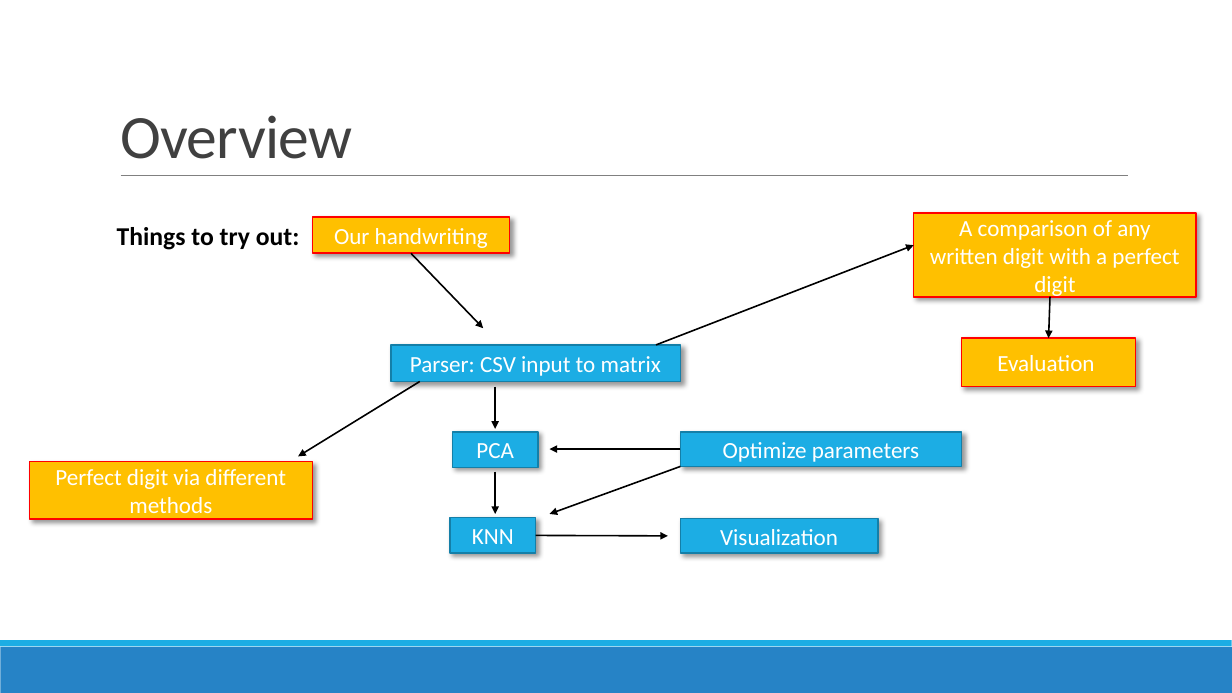
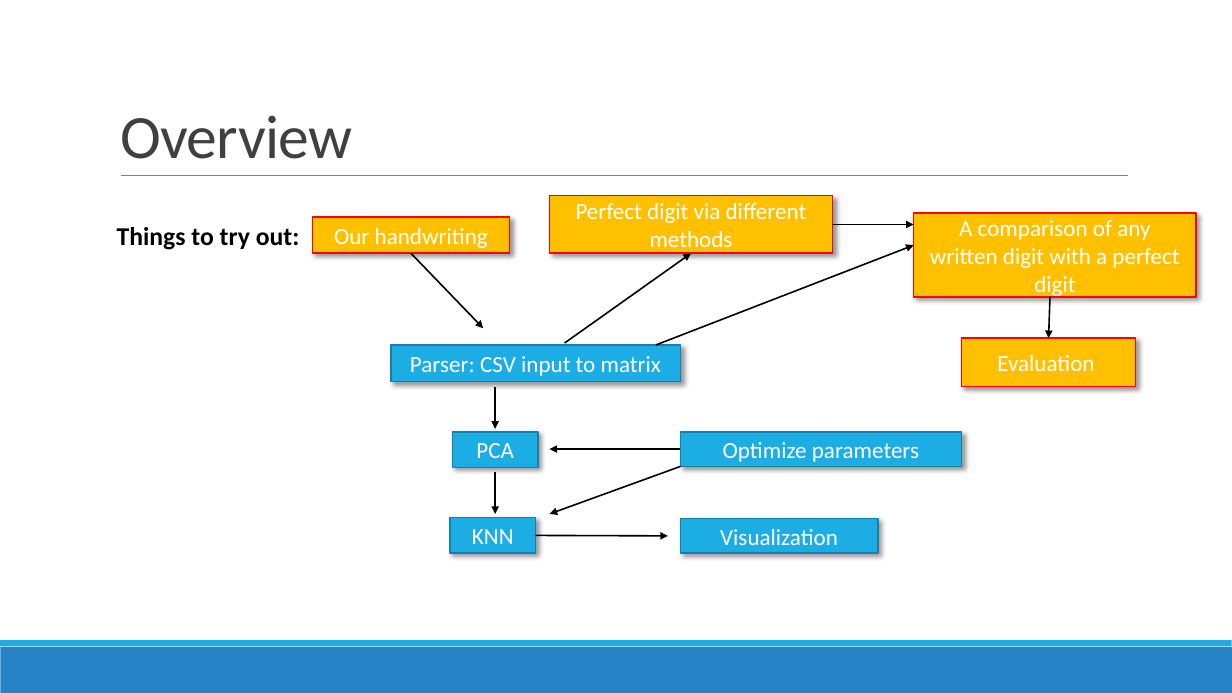
Before and after one commit to datascience-mobi/project-03-group-01, a slide deck: slide 8 of Vortrag1.pptx. Drawn at 1232x693 pixels with LibreOffice and Linux fonts; fonts in the diff are those of the drawing. Boxes give left, top, right and bottom in pixels: in the first picture for what was removed or moved away, otherwise in the second. Text is boxed around its words. In the diff, an @@ line names an element or a change of style, - is before the commit and + after.

```diff
--- a/Vortrag1.pptx
+++ b/Vortrag1.pptx
@@ rectangle "Perfect digit via different methods": place and size @@
-rectangle "Perfect digit via different methods" at box(30, 461, 312, 518)
+rectangle "Perfect digit via different methods" at box(550, 196, 833, 253)
@@ arrow added from (833, 225) to (914, 225), #000000 1.25 pt @@
@@ arrow moved from (420, 382) - (299, 457) to (565, 343) - (691, 253) @@
```
Also in this commit, not shown: 1 other slide changed.
